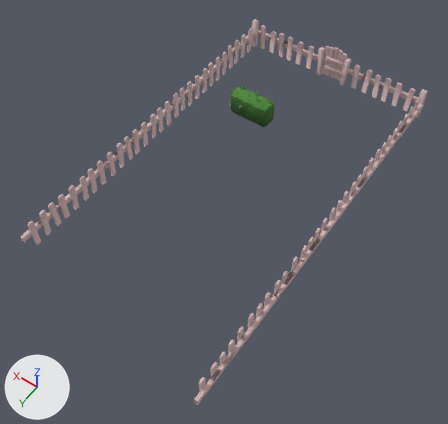
Two versions of the FBX model Assets/FBX/fence.fbx, one commit apart.
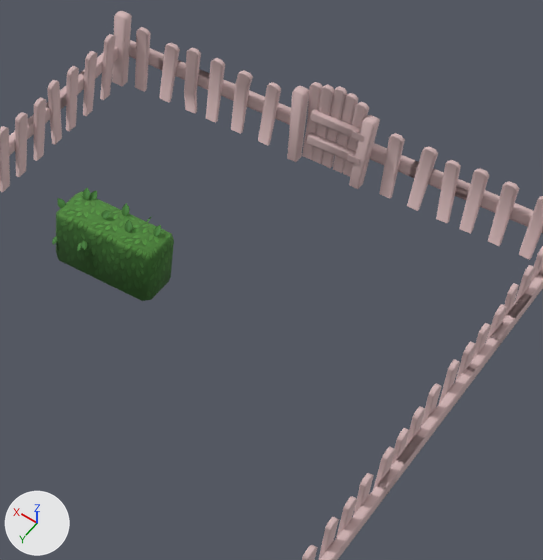
Each version is shown whole from a 50 mm camera at (-3.66, 5.06, 7.79) aimed at (-0.09, 0.06, -0.06), then close up on the part from 47% to 92% of the width and 4% to 53% of the height. Arrows for +X, +Y and +Z are at lower left; the lights stay in place. Objects named as collision shapes, trigger or cutter boxes, shadow casters or lower levels of detail are left out. Where no turn or scale is listed for an object, it has been applied to the vertices.

In view in the first close-up: 'Bush_3x_leaf.000', 'Fence_crossbar_s2.027', 'Fence_gate_s2', 'Fence_pillar_s2', 'Fence_plank1_s2.001', 'Fence_plank1_s2.002', 'Fence_plank1_s2.003', 'Fence_plank2_s2', 'Fence_plank2_s2.002', 'Fence_plank2_s2.003', 'Fence_plank3_s2', 'Fence_plank3_s2.003'.
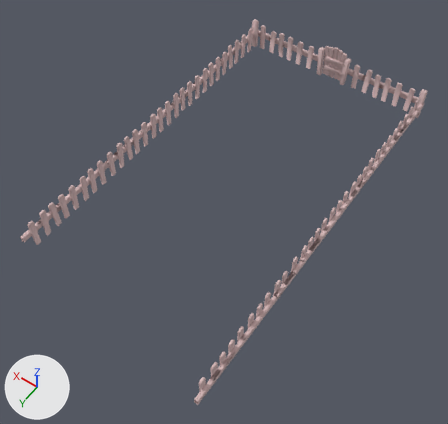
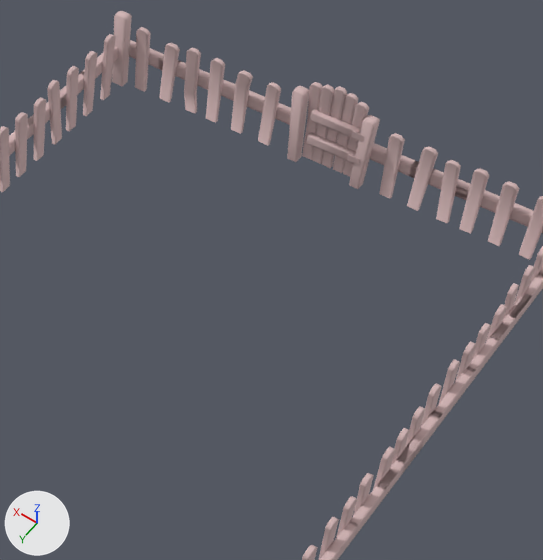
Location of each change, [x1, y1, x2, y2] in pixels of the close-ups (543 x 560 px):
'Bush_3x_leaf.000', deleted (green)
    before: [52, 188, 174, 301]

Edits to the bpy script that builds the scene:
```text
Remove ob_bush_3x_leaf_000:
    ob_bush_3x_leaf_000 = bpy.data.objects.new('Bush_3x_leaf.000', me_plane_081)
    ob_bush_3x_leaf_000.location = (0.551, -1.778, 0.0)
```
